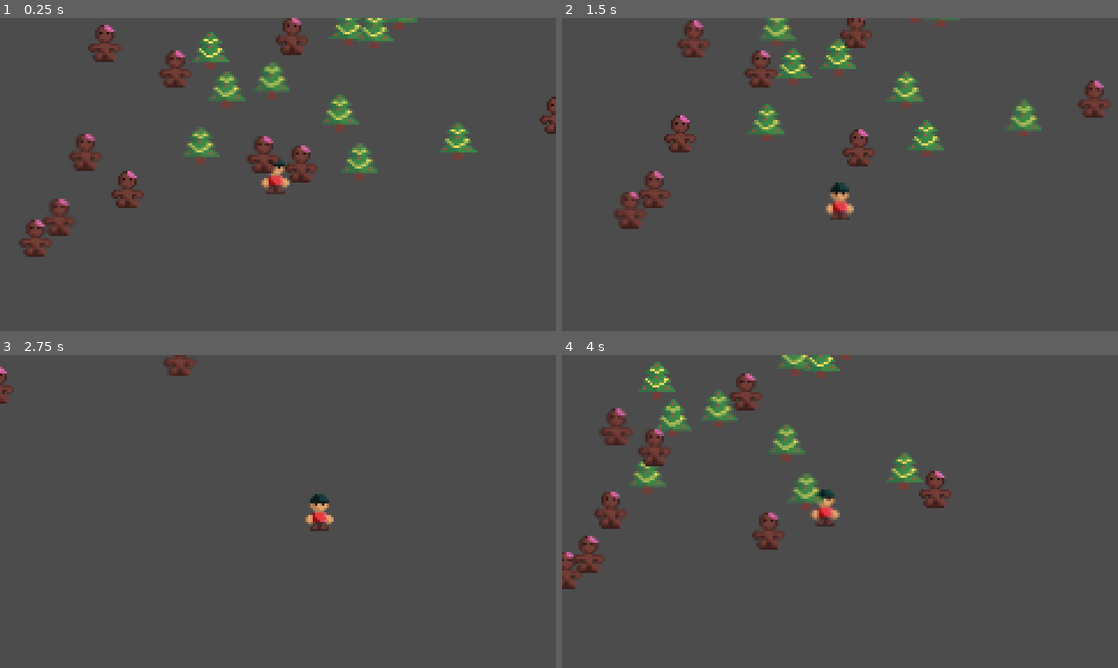
Above: before the commit, frames 1-4 (two rows, left to right).
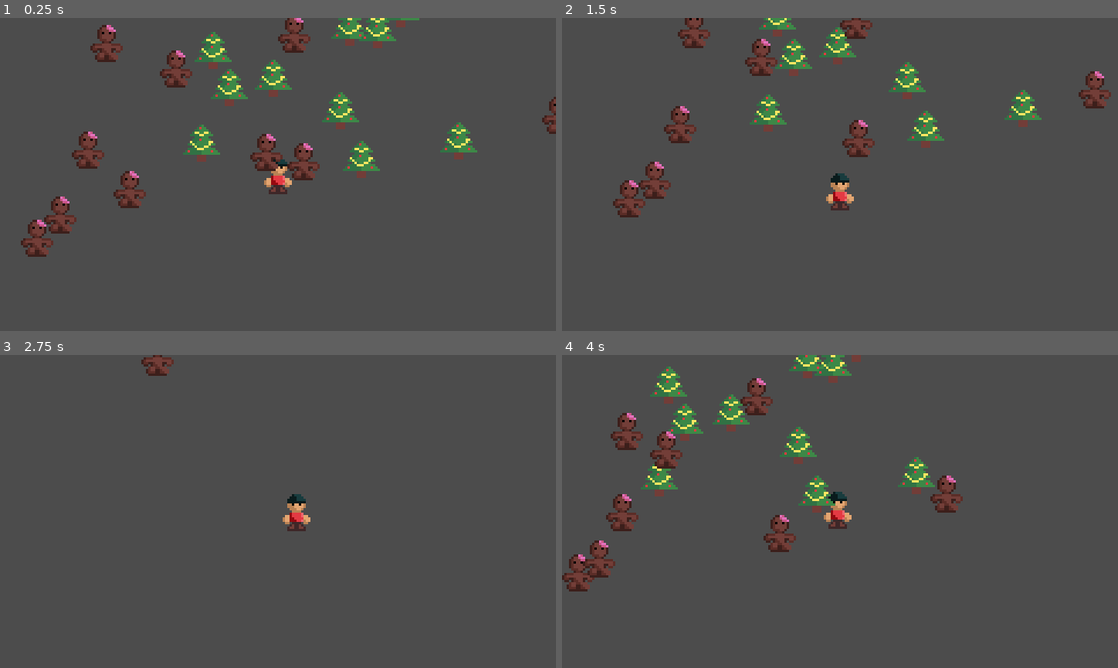
Above: after the commit, the same moments.

Repository: cznrhubarb/feliz-navidead
Game: Godot game, scene res://scn/TestScene.tscn
Two runs of this game, one before a commit and one after it. Both use one fixed random seed, a clock stepped at 60 frames per second and the inputs below.
Inputs (mouse positions are in pixels of both pictures, inside the frame that each line leads up to):
- Up to frame 1 (0.25 s): no input
- Up to frame 2 (1.5 s): move the mouse to (962, 158) at 0.52 s; press the mouse at (962, 158) at 0.53 s; hold D (move_right) 0.53-1.28 s; move the mouse to (728, 190) at 1.27 s; release the mouse at (728, 190) at 1.28 s; hold S (move_down) from 1.28 s (still down); click (728, 190) at 1.35 s
- Up to frame 3 (2.75 s): move the mouse to (333, 442) at 2.02 s; release S (move_down) at 2.03 s; press the mouse at (333, 442) at 2.03 s; hold D (move_right) from 2.03 s (still down)
- Up to frame 4 (4 s): move the mouse to (812, 574) at 2.77 s; release D (move_right) at 2.78 s; release the mouse at (812, 574) at 2.78 s; hold W (move_up) 2.78-3.53 s; click (812, 574) at 2.85 s; move the mouse to (1006, 558) at 3.52 s; press the mouse at (1006, 558) at 3.53 s; hold A (move_left) from 3.53 s (still down)

The runs differ from the first frame. In frame 1, 4.4% of the frame differs, in the area x 3-100%, y 0-77%; in frame 2, 7.0%; in frame 3, 1.4%; in frame 4, 9.2%, in the area x 0-73%, y 0-76%.

Commit message:
pixel snap is back baby! Also, sped up the camera smoothing

Diff:
--- a/project.godot
+++ b/project.godot
@@ -65,5 +65,6 @@
 
 [rendering]
 
+quality/2d/use_pixel_snap=true
 quality/filters/anisotropic_filter_level=1
 environment/default_environment="res://default_env.tres"
--- a/scn/TestScene.tscn
+++ b/scn/TestScene.tscn
@@ -32,6 +32,7 @@
 [node name="Camera2D" type="Camera2D" parent="YSort/Child"]
 current = true
 smoothing_enabled = true
+smoothing_speed = 10.0
 
 [node name="TreeFactory" type="Node" parent="YSort"]
 script = ExtResource( 3 )
